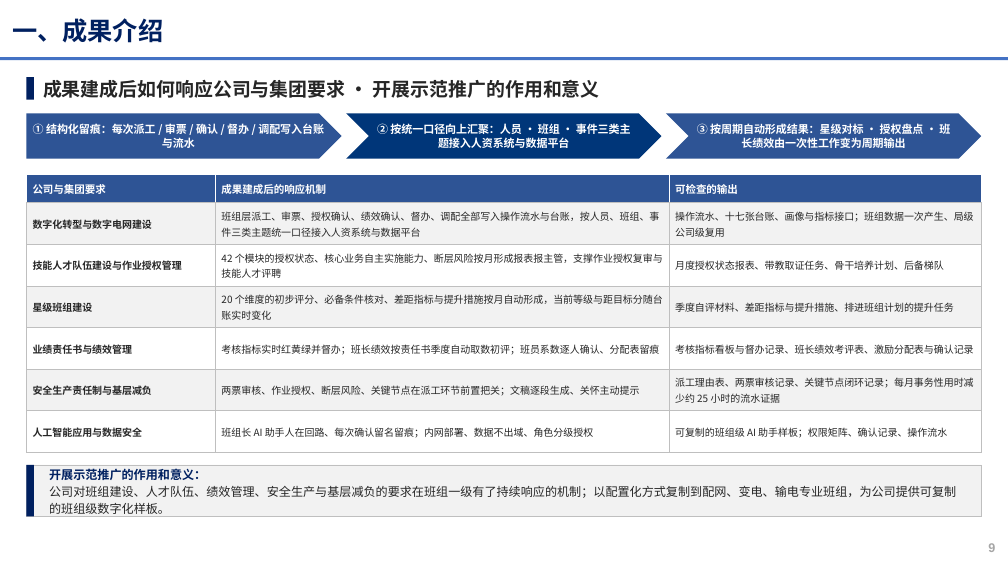
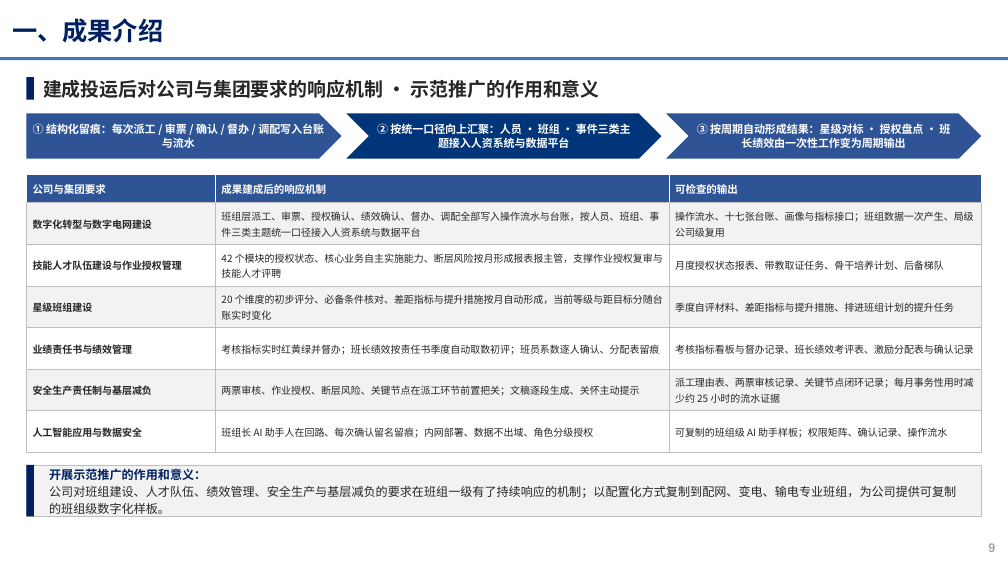
Before and after one commit to michael4949/-, a slide deck: slide 9 of xiaowatt/docs/正式交付物/申报PPT_高效班组管理助手_班组数字画像与班组长AI助手_V3.0.pptx. Drawn at 1008x567 pixels with LibreOffice and Linux fonts; fonts in the diff are those of the drawing; background and template pictures are left out. Boxes give left, top, right and bottom in pixels: in the first picture for what was removed or moved away, otherwise in the second. Text is boxed around its words. In the diff, an @@ line names an element or a change of style, - is before the commit and + after.

```diff
--- a/xiaowatt/docs/正式交付物/申报PPT_高效班组管理助手_班组数字画像与班组长AI助手_V3.0.pptx
+++ b/xiaowatt/docs/正式交付物/申报PPT_高效班组管理助手_班组数字画像与班组长AI助手_V3.0.pptx
@@ text at <box>43,80,600,98</box>: text changed @@
-成果建成后如何响应公司与集团要求 · 开展示范推广的作用和意义
+建成投运后对公司与集团要求的响应机制 · 示范推广的作用和意义
```
Also in this commit, not shown: 9 other slides changed, 11 other files.
